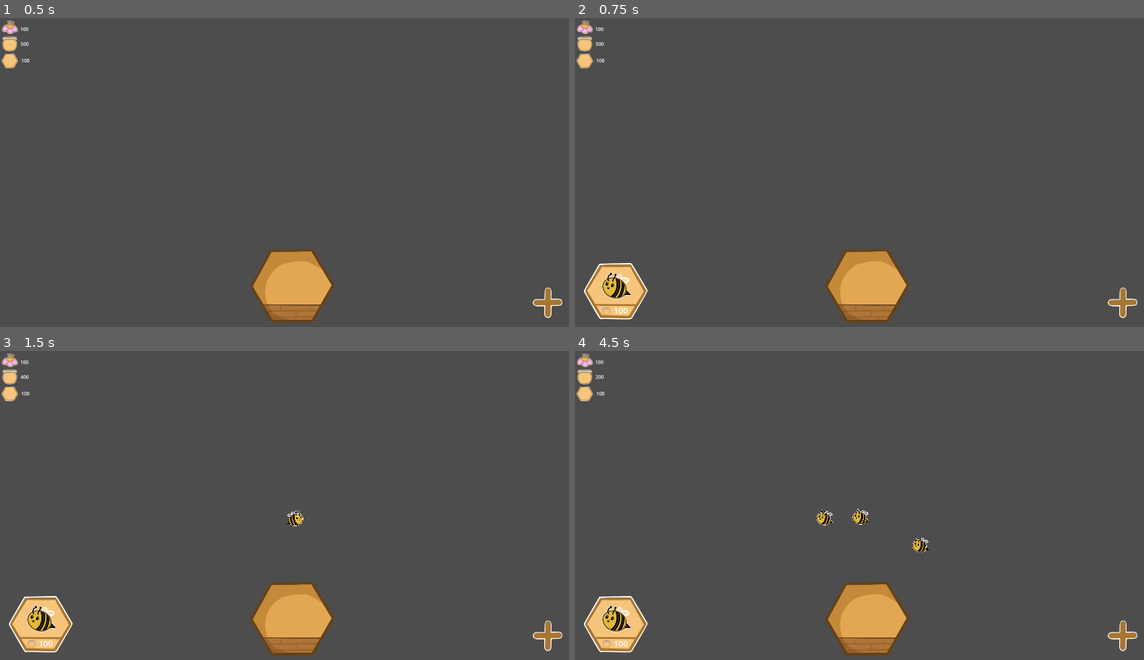
Above: before the commit, frames 1-4 (two rows, left to right).
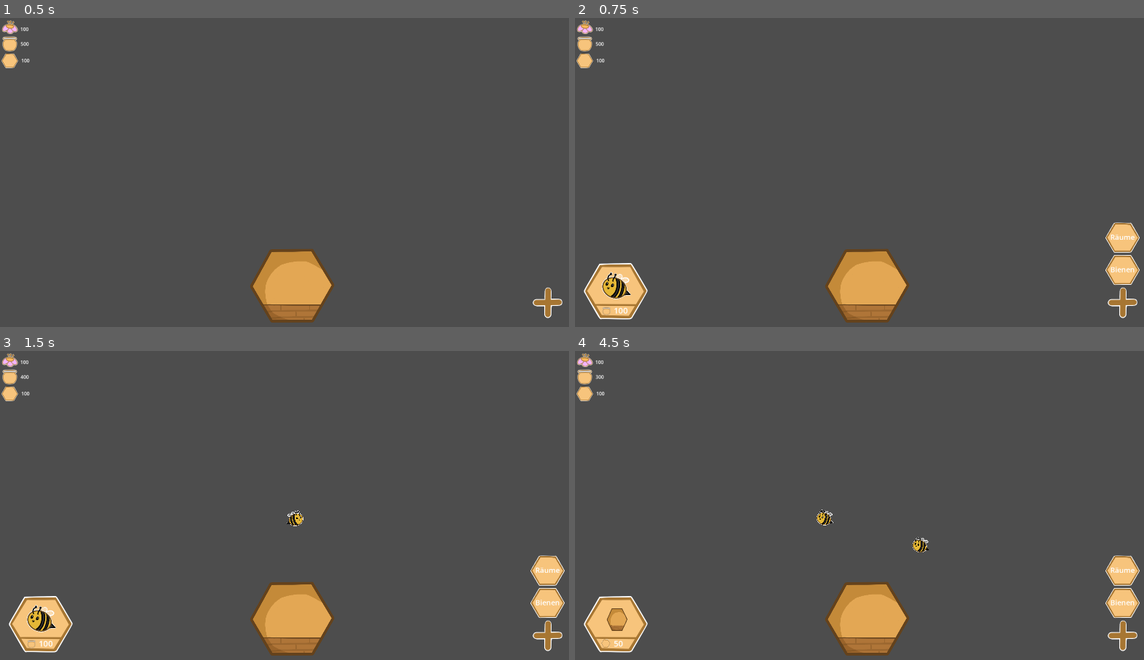
Above: after the commit, the same moments.

Repository: istmnn/BeeColony
Game: Godot game, scene res://scenes/main.tscn
Same seed, same stepped clock (60 frames per second), same inputs: the game is played once before the commit and once after it. This scene is started directly instead of the project's main scene.
Inputs (mouse positions are in pixels of both pictures, inside the frame that each line leads up to):
- Up to frame 1 (0.5 s): no input
- Up to frame 2 (0.75 s): click (1121, 302) at 0.5 s
- Up to frame 3 (1.5 s): click "100" at 1.25 s
- Up to frame 4 (4.5 s): click (1121, 604) at 2 s, where only the run after the commit has a clickable "Bienen"; click "100" at 2.75 s; click (1121, 573) at 3.5 s, where only the run after the commit has a clickable "Räume"; click "100" (after the commit: "50") at 4.25 s

Frame 1 is identical in both runs. In frame 2, 0.9% of the frame differs, in the area x 93-100%, y 66-87%; in frame 3, 0.9%; in frame 4, 1.4%, in the area x 3-100%, y 8-96%.

Commit message:
send help

Diff:
--- /dev/null
+++ b/BuildManager.gd
@@ -0,0 +1,72 @@
+extends Node2D
+
+var selected_room: RoomType = null
+var is_placing: bool = false
+@onready var ghost_preview: TextureRect = $GhostPreview
+
+func _ready() -> void:
+	for child in $Rooms.get_children():
+		if child.has_signal("entered"):
+			child.entered.connect(room_entered)
+		if child.has_signal("exited"):
+			child.entered.connect(room_exited)
+		if child.has_signal("clicked"):
+			child.entered.connect(room_clicked)
+	ghost_preview.mouse_filter = Control.MOUSE_FILTER_IGNORE
+	ghost_preview.visible = false
+
+	pass
+
+func _process(_delta: float) -> void:
+	if ghost_preview.visible:
+		# Zentriert das TextureRect grob am Mauszeiger
+		ghost_preview.global_position = get_global_mouse_position() - ghost_preview.size * 0.5
+
+func start_placement(room_data: RoomType) -> void:
+	if room_data == null:
+		return
+
+	end_placement() # Falls schon etwas aktiv war, sauber aufräumen
+	selected_room = room_data
+	start_ghost(room_data.texture)
+	is_placing = true
+
+func end_placement() -> void:
+	is_placing = false
+	selected_room = null
+	stop_ghost()
+
+func _unhandled_input(event: InputEvent) -> void:
+	if event.is_action_pressed("ui_cancel"):
+		end_placement();
+
+func _on_ui_enter_build_mode_signal(room_data):
+	start_placement(room_data)
+	pass # Replace with function body.
+
+
+func room_entered(room: Room):
+
+	if(is_placing == false || room.assigned || !room.valid_to_build()): return
+	room.set_texture(preload("res://assets/Rooms/RoomEmpty.PNG"));
+	pass
+
+func room_exited(room: Room):
+	if(is_placing == false || room.assigned || !room.valid_to_build()): return
+	#room.reset_texture()
+	pass
+
+func room_clicked(room: Room):
+	if(is_placing == false || room.assigned || !room.valid_to_build()): return
+	room.setRoomType(selected_room);
+	end_placement()
+	pass
+
+func start_ghost(tex: Texture2D) -> void:
+	ghost_preview.texture = tex
+	ghost_preview.modulate = Color(1.0, 1.0, 1.0, 0.5) # 50 % Transparenz
+	ghost_preview.visible = true
+
+func stop_ghost() -> void:
+	ghost_preview.visible = false
+	ghost_preview.texture = null
--- /dev/null
+++ b/Ressources/ShopItems/Rooms/Test.tres
@@ -0,0 +1,14 @@
+[gd_resource type="Resource" script_class="RoomShopItem" format=3 uid="uid://cykrrc0p8n66w"]
+
+[ext_resource type="Texture2D" uid="uid://bgevrii4edvgi" path="res://assets/UI/Wachs.PNG" id="1_jmfnb"]
+[ext_resource type="Script" uid="uid://jrvq7ybxi3vb" path="res://scripts/RoomsShopItem.gd" id="1_spxoi"]
+[ext_resource type="Texture2D" uid="uid://cy3n70wa1ehln" path="res://assets/Rooms/StandardRoom.PNG" id="2_6k4oi"]
+[ext_resource type="Resource" uid="uid://br03k5qmb4rub" path="res://Ressources/Rooms/QueenRoom.tres" id="3_ujmy4"]
+
+[resource]
+script = ExtResource("1_spxoi")
+roomType = ExtResource("3_ujmy4")
+icon = ExtResource("1_jmfnb")
+item = ExtResource("2_6k4oi")
+currency = 2
+metadata/_custom_type_script = "uid://jrvq7ybxi3vb"
--- a/project.godot
+++ b/project.godot
@@ -26,6 +26,13 @@
 window/size/mode=2
 window/stretch/aspect="expand"
 
+[input]
+
+cancel={
+"deadzone": 0.2,
+"events": []
+}
+
 [physics]
 
 3d/physics_engine="Jolt Physics"
--- a/room.gd
+++ b/room.gd
@@ -2,7 +2,10 @@
 class_name Room
 @export var adjecentRooms: Array[Room] = []
 @export var roomType : RoomType;
-var assigned : bool = false
+@export var assigned : bool = false
+signal entered(room: Room)
+signal exited(room: Room)
+signal clicked(room: Room)
 
 # Called when the node enters the scene tree for the first time.
 func _ready():
@@ -19,3 +22,30 @@
 		return
 	roomType = newType
 	$TextureRect.texture = newType.texture
+
+
+func _on_area_2d_mouse_entered():
+	entered.emit(self)
+	pass # Replace with function body.
+
+
+func _on_area_2d_mouse_exited():
+	exited.emit(self)
+	pass # Replace with function body.
+
+
+func _on_area_2d_input_event(viewport, event, shape_idx):
+	if event is InputEventMouseButton and event.pressed and event.button_index == MOUSE_BUTTON_LEFT:
+		clicked.emit(self)
+	pass # Replace with function body.
+
+func reset_texture() -> void:
+	$TextureRect.texture = null
+
+func set_texture(texture: Texture2D):
+	$TextureRect.texture = texture
+
+func valid_to_build()-> bool:
+	for room in adjecentRooms:
+		if(room.assigned): return true
+	return false
--- a/scenes/main.tscn
+++ b/scenes/main.tscn
@@ -1,12 +1,12 @@
 [gd_scene format=3 uid="uid://dxqfh02y3uqm2"]
 
+[ext_resource type="Script" uid="uid://l081ht6ghsjq" path="res://BuildManager.gd" id="1_jyhfs"]
 [ext_resource type="PackedScene" uid="uid://dukkjyiesiw0y" path="res://scenes/ui.tscn" id="1_o5qli"]
-[ext_resource type="Script" uid="uid://ce7liowm36t5" path="res://scripts/main.gd" id="1_sugp2"]
 [ext_resource type="PackedScene" uid="uid://ebimqf0jh6hn" path="res://scenes/room.tscn" id="2_0wfyh"]
 [ext_resource type="Resource" uid="uid://br03k5qmb4rub" path="res://Ressources/Rooms/QueenRoom.tres" id="4_jyhfs"]
 
 [node name="MAIN" type="Node2D" unique_id=468867636]
-script = ExtResource("1_sugp2")
+script = ExtResource("1_jyhfs")
 
 [node name="UI" parent="." unique_id=827187632 instance=ExtResource("1_o5qli")]
 
@@ -44,6 +44,7 @@
 position = Vector2(964, 865)
 adjecentRooms = [NodePath("../Room7"), NodePath("../Room12"), NodePath("../Room13")]
 roomType = ExtResource("4_jyhfs")
+assigned = true
 
 [node name="Room9" parent="Rooms" unique_id=1691854619 node_paths=PackedStringArray("adjecentRooms") instance=ExtResource("2_0wfyh")]
 position = Vector2(148, 407)
@@ -140,3 +141,10 @@
 [node name="Room32" parent="Rooms" unique_id=526850979 node_paths=PackedStringArray("adjecentRooms") instance=ExtResource("2_0wfyh")]
 position = Vector2(1778, 155)
 adjecentRooms = [NodePath("../Room27"), NodePath("../Room24")]
+
+[node name="GhostPreview" type="TextureRect" parent="." unique_id=2103977724]
+offset_right = 170.36691
+offset_bottom = 119.0
+expand_mode = 1
+
+[connection signal="enterBuildModeSignal" from="UI" to="." method="_on_ui_enter_build_mode_signal"]
--- a/scenes/room.tscn
+++ b/scenes/room.tscn
@@ -1,6 +1,9 @@
 [gd_scene format=3 uid="uid://ebimqf0jh6hn"]
 
 [ext_resource type="Script" uid="uid://cjeta7p5pkfpn" path="res://room.gd" id="1_ffxv4"]
+
+[sub_resource type="CircleShape2D" id="CircleShape2D_3xd07"]
+radius = 116.01724
 
 [node name="Room" type="Node2D" unique_id=1557722708]
 script = ExtResource("1_ffxv4")
@@ -11,3 +14,13 @@
 offset_right = 225.83456
 offset_bottom = 172.0
 expand_mode = 1
+
+[node name="Area2D" type="Area2D" parent="." unique_id=1627142111]
+
+[node name="CollisionShape2D" type="CollisionShape2D" parent="Area2D" unique_id=1454445882]
+position = Vector2(0, 21)
+shape = SubResource("CircleShape2D_3xd07")
+
+[connection signal="input_event" from="Area2D" to="." method="_on_area_2d_input_event"]
+[connection signal="mouse_entered" from="Area2D" to="." method="_on_area_2d_mouse_entered"]
+[connection signal="mouse_exited" from="Area2D" to="." method="_on_area_2d_mouse_exited"]
--- a/scenes/shop.tscn
+++ b/scenes/shop.tscn
@@ -2,6 +2,7 @@
 
 [ext_resource type="PackedScene" uid="uid://cvu82saeighl8" path="res://scenes/shop_item.tscn" id="1_lx5au"]
 [ext_resource type="Script" uid="uid://bh7nlhx7elqjj" path="res://scripts/shop.gd" id="1_xfvoa"]
+[ext_resource type="Texture2D" uid="uid://bgevrii4edvgi" path="res://assets/UI/Wachs.PNG" id="3_1l46r"]
 
 [node name="Shop" type="CanvasLayer" unique_id=1504745297 node_paths=PackedStringArray("item_container")]
 script = ExtResource("1_xfvoa")
@@ -13,5 +14,45 @@
 anchors_preset = 0
 offset_right = 40.0
 offset_bottom = 40.0
+mouse_filter = 2
 
 [node name="ShopItem" type="Node2D" parent="." unique_id=1588748321]
+
+[node name="Bienen" type="TextureButton" parent="." unique_id=1933853729]
+offset_left = 1746.0
+offset_top = 773.0
+offset_right = 1876.0
+offset_bottom = 903.0
+texture_normal = ExtResource("3_1l46r")
+ignore_texture_size = true
+stretch_mode = 0
+
+[node name="Label" type="Label" parent="Bienen" unique_id=326639337]
+layout_mode = 0
+offset_left = 22.0
+offset_top = 42.0
+offset_right = 103.0
+offset_bottom = 76.0
+theme_override_font_sizes/font_size = 24
+text = "Bienen"
+
+[node name="Räume" type="TextureButton" parent="." unique_id=1216539958]
+offset_left = 1746.0
+offset_top = 666.0
+offset_right = 1876.0
+offset_bottom = 796.0
+texture_normal = ExtResource("3_1l46r")
+ignore_texture_size = true
+stretch_mode = 0
+
+[node name="Label" type="Label" parent="Räume" unique_id=506039315]
+layout_mode = 0
+offset_left = 22.0
+offset_top = 42.0
+offset_right = 103.0
+offset_bottom = 76.0
+theme_override_font_sizes/font_size = 24
+text = "Räume"
+
+[connection signal="pressed" from="Bienen" to="." method="_on_bienen_pressed"]
+[connection signal="pressed" from="Räume" to="." method="_on_räume_pressed"]
--- a/scenes/ui.tscn
+++ b/scenes/ui.tscn
@@ -14,6 +14,7 @@
 anchors_preset = 0
 offset_right = 1925.0
 offset_bottom = 1086.0
+mouse_filter = 2
 
 [node name="Honig" type="TextureRect" parent="Control" unique_id=1175567356]
 texture_filter = 4
--- /dev/null
+++ b/scripts/RoomsShopItem.gd
@@ -0,0 +1,16 @@
+extends ShopItem
+class_name RoomShopItem
+@export var roomType : RoomType
+
+
+# Called when the node enters the scene tree for the first time.
+func _ready():
+	pass # Replace with function body.
+
+
+# Called every frame. 'delta' is the elapsed time since the previous frame.
+func _process(delta):
+	pass
+
+func buy(buyer: Node):
+	pass
--- a/scripts/main.gd
+++ b/scripts/main.gd
@@ -1,11 +1,8 @@
 extends Node2D
 
 
-# Called when the node enters the scene tree for the first time.
-func _ready():
-	pass # Replace with function body.
 
-
-# Called every frame. 'delta' is the elapsed time since the previous frame.
-func _process(delta):
+func _ready() -> void:
 	pass
+func _process(_delta: float) -> void:
+	pass
--- a/scripts/shop.gd
+++ b/scripts/shop.gd
@@ -1,21 +1,25 @@
 extends CanvasLayer
-@export var shop_items: Array[ShopItem] = [
+@export var bee_shop_items: Array[ShopItem] = [
 	preload("res://Ressources/ShopItems/Bees/NormalBeeShop.tres")
+]
+@export var room_shop_items: Array[ShopItem] = [
+	preload("res://Ressources/ShopItems/Rooms/Test.tres")
 ]
 const MAX_SPAWNED_ITEMS: int = 5
 @export var item_slot_scene: PackedScene
 @export var item_container: Node
+signal room_selected(room_data: RoomType)
 
 # Called when the node enters the scene tree for the first time.
 func _ready():
-	spawn_shop_Item()
+	spawn_shop_Item(bee_shop_items)
 	pass # Replace with function body.
 
 # Called every frame. 'delta' is the elapsed time since the previous frame.
 func _process(delta):
 	pass
 
-func spawn_shop_Item():
+func spawn_shop_Item(shop_items: Array[ShopItem]):
 	for child in item_container.get_children():
 		child.queue_free()
 	var spawn_count: int = mini(shop_items.size(), MAX_SPAWNED_ITEMS)
@@ -25,6 +29,19 @@
 			continue
 		var slot := item_slot_scene.instantiate()
 		slot.assignShopItem(item_data);
+		slot.roomItem_clicked.connect(_on_roomItem_clicked)
 		item_container.add_child(slot)
 
 	pass
+func _on_roomItem_clicked(room_data: RoomType) -> void:
+	room_selected.emit(room_data)
+
+
+func _on_bienen_pressed():
+	spawn_shop_Item(bee_shop_items)
+	pass # Replace with function body.
+
+
+func _on_räume_pressed():
+	spawn_shop_Item(room_shop_items)
+	pass # Replace with function body.
--- a/scripts/shop_item_UI.gd
+++ b/scripts/shop_item_UI.gd
@@ -1,11 +1,17 @@
 extends TextureButton
 @export var shopItem : ShopItem;
+signal roomItem_clicked(room_data: RoomType)
 
 
 # Called when the node enters the scene tree for the first time.
 func _ready():
+	pressed.connect(_on_pressed)
 	pass # Replace with function body.
 
+func _on_pressed() -> void:
+	if (shopItem != null &&  shopItem is RoomShopItem):
+		roomItem_clicked.emit(shopItem.roomType)
+	buy()
 
 # Called every frame. 'delta' is the elapsed time since the previous frame.
 func _process(delta):
@@ -20,8 +26,3 @@
 
 func buy():
 	shopItem.buy(get_parent());
-
-
-func _on_pressed():
-	buy()
-	pass # Replace with function body.
--- a/scripts/ui.gd
+++ b/scripts/ui.gd
@@ -2,6 +2,7 @@
 var shop_scene = preload("res://scenes/shop.tscn")
 var active_shop: CanvasLayer = null
 var shop_visible : bool = false
+signal enterBuildModeSignal(room_data: RoomType)
 
 # Called when the node enters the scene tree for the first time.
 func _ready():
@@ -27,6 +28,7 @@
 		return
 
 	var instance := shop_scene.instantiate()
+	instance.room_selected.connect(enterBuildMode)
 	active_shop = instance as CanvasLayer
 	add_child(instance)
 
@@ -42,3 +44,7 @@
 		open_shop()
 	shop_visible = not shop_visible
 	pass # Replace with function body.
+
+func enterBuildMode(room_data: RoomType):
+	enterBuildModeSignal.emit(room_data)
+	pass
Not shown, added: BuildManager.gd.uid
Binary file added: assets/Rooms/RoomEmpty.PNG
Not shown, added: assets/Rooms/RoomEmpty.PNG.import
Not shown, added: scripts/RoomsShopItem.gd.uid
